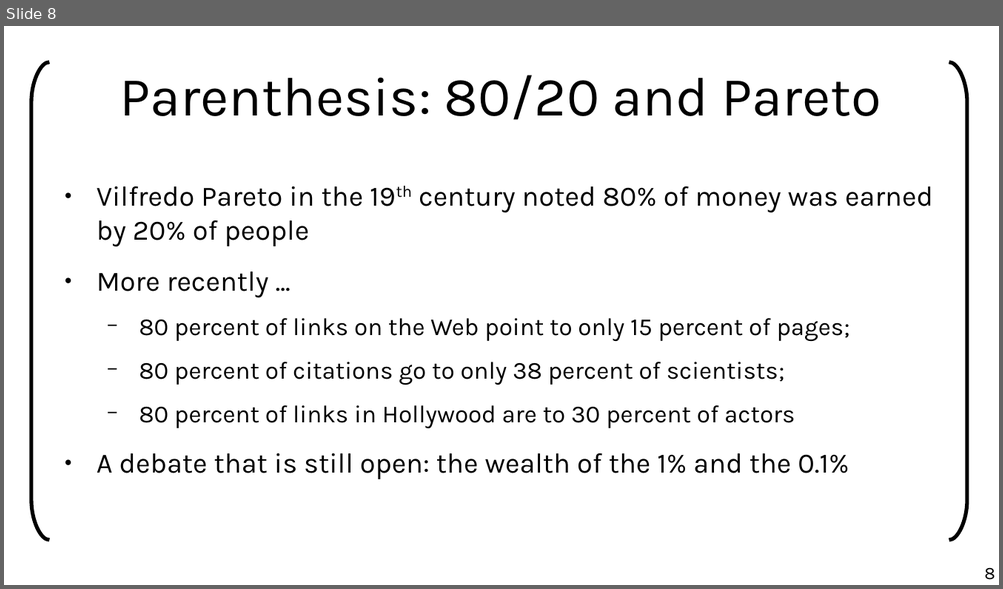
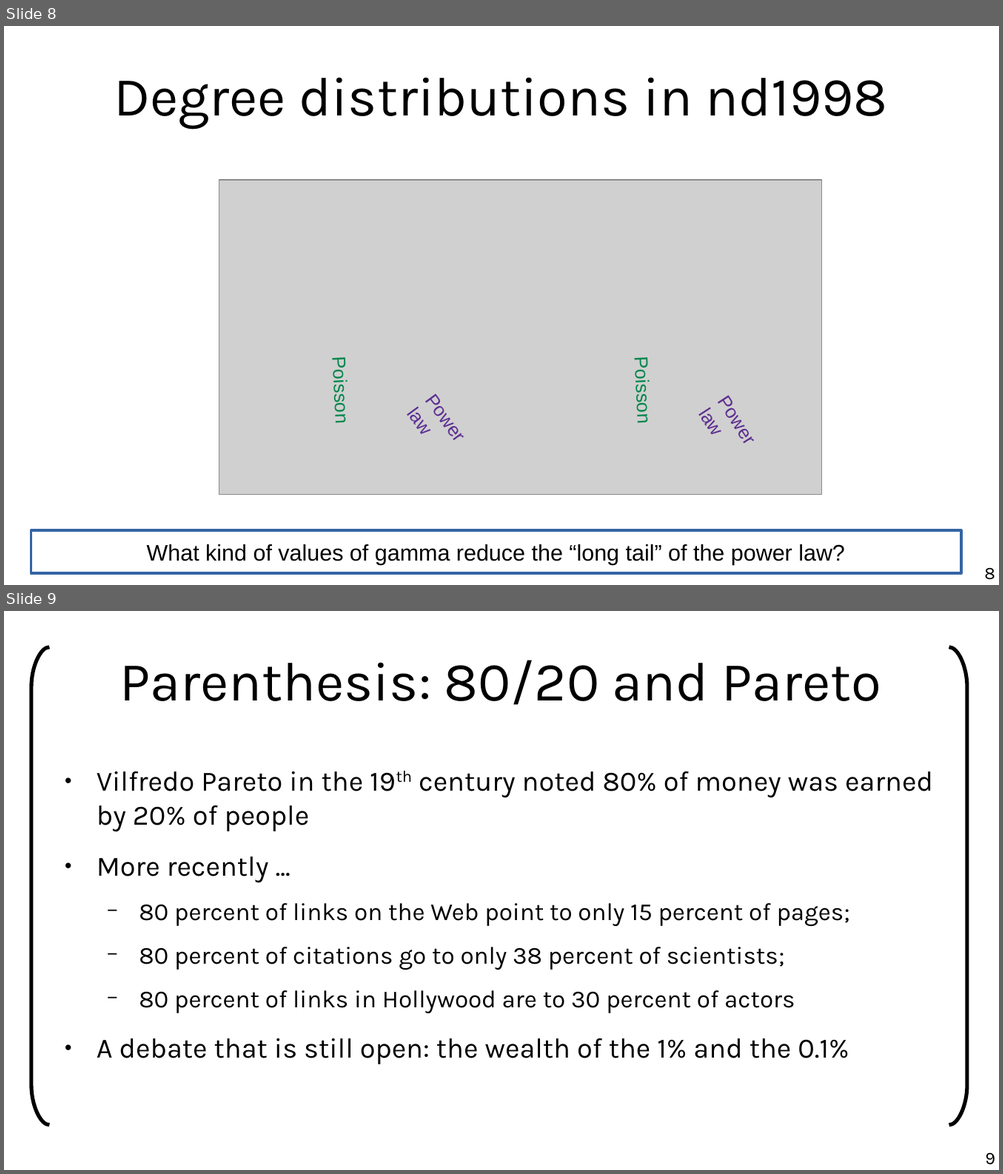
Before and after one commit to chatox/networks-science-course, a slide deck: theory/tt04_scale_free_networks.odp. Shown one above the other, each under a label of ours: slide 8 before the commit, slides 8 and 9 after it. The pictures are 1003x589 and 1003x1174 pixels, drawn with LibreOffice and Linux fonts; fonts in the diff are those of the drawing; grey boxes stand for pictures. Boxes give left, top, right and bottom in pixels: in the first picture for what was removed or moved away, otherwise in the second. Text is boxed around its words. In the diff, an @@ line names an element or a change of style, - is before the commit and + after.

Commit message:
Degree distribution

```diff
--- a/theory/tt04_scale_free_networks.odp
+++ b/theory/tt04_scale_free_networks.odp
@@ slide 8 added at box(4, 26, 999, 585), background #FFFFFF @@
@@ title added at box(114, 77, 888, 129), 44 pt, text #000000 @@
+Degree distributions in nd1998
@@ picture added at box(219, 181, 821, 495) @@
@@ text added at box(328, 364, 351, 422), 15 pt, text #00864B @@
+Poisson
@@ text added at box(630, 364, 653, 422), 15 pt, text #00864B @@
+Poisson
@@ text added at box(402, 416, 432, 434), 15 pt, text #5C2D91 @@
+Power law
@@ text added at box(694, 416, 723, 434), 15 pt, text #5C2D91 @@
+Power law
@@ rectangle added at box(31, 531, 961, 574), fill #FFFFFF, outline #3465A4 2.3 pt, 18 pt, text #000000 @@
+What kind of values of gamma reduce the “long tail” of the power law?
@@ page number added at box(984, 568, 995, 580), 14 pt, text #000000 @@
+8
@@ what was slide 8 is now slide 9 @@
@@ page number at box(984, 1153, 995, 1165): text changed @@
-8
+9
```
Also in this commit, not shown: 10 slides changed, 1 other file.
